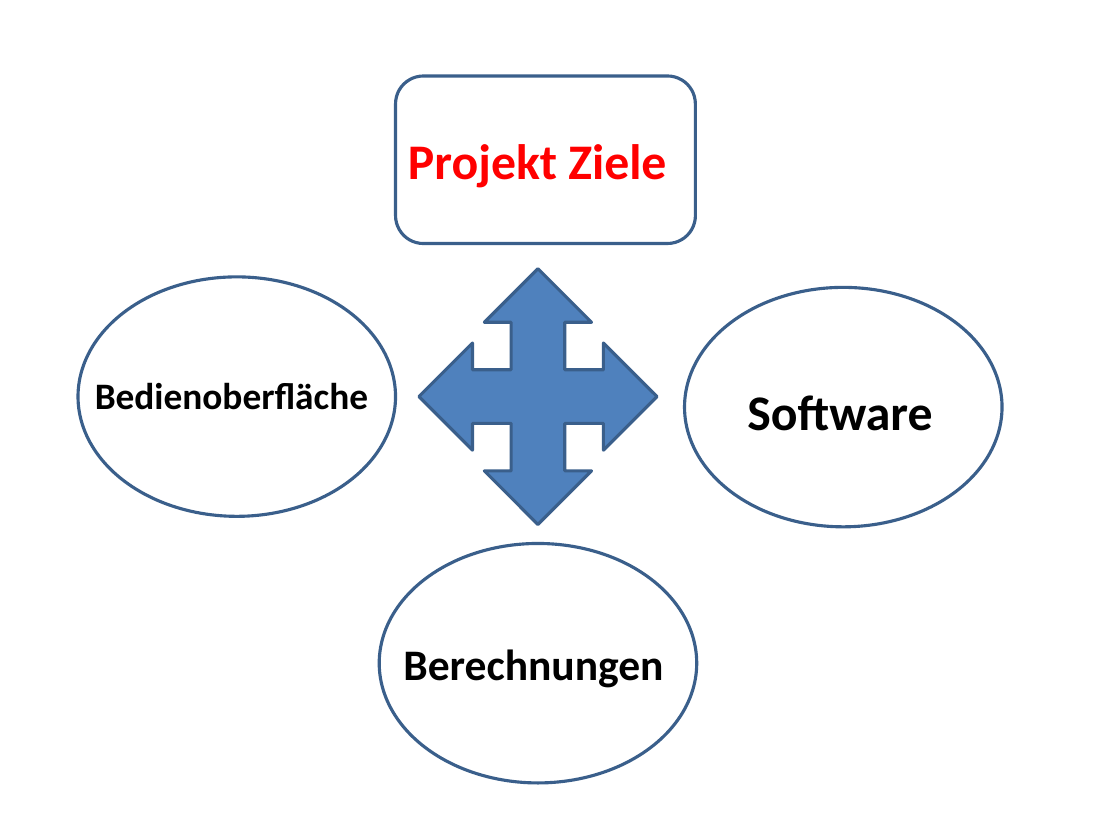
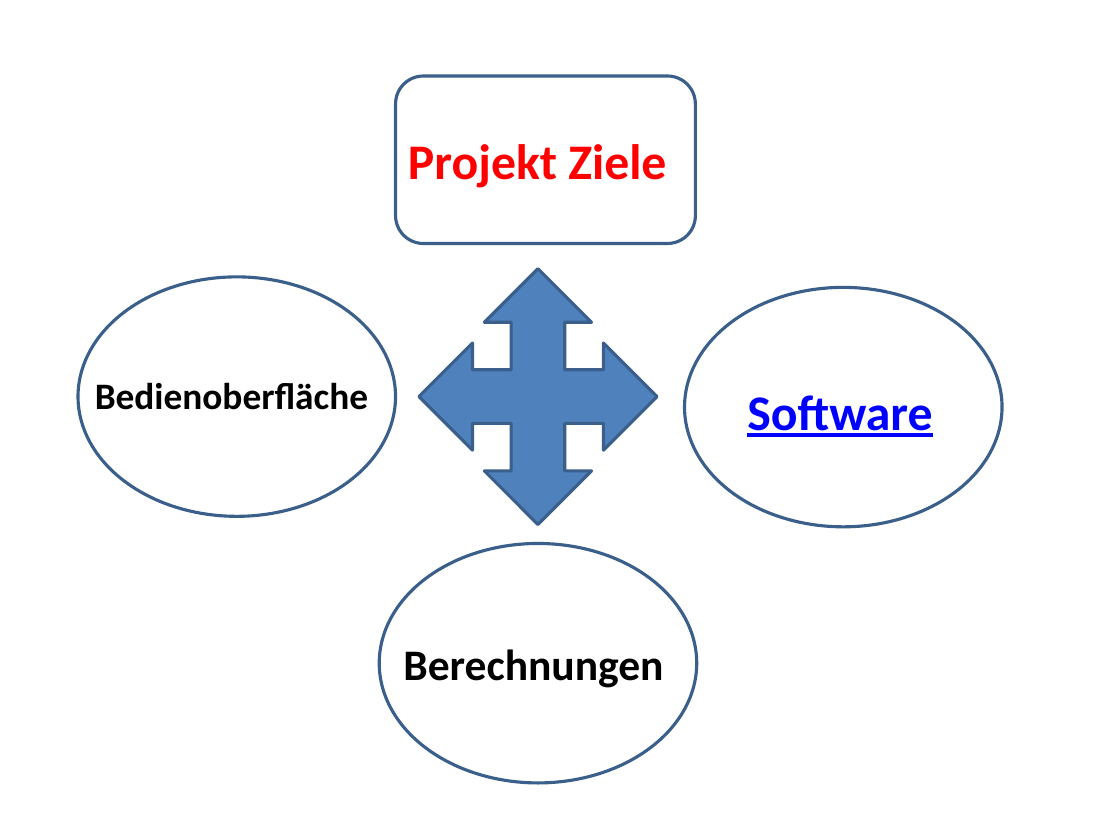
Before and after one commit to marinataborda/P2Organisation, a slide deck: slide 5 of ZwischenPresäntation.pptx (slide 4 before the commit). Drawn at 1120x840 pixels with LibreOffice and Linux fonts; fonts in the diff are those of the drawing. Boxes give left, top, right and bottom in pixels: in the first picture for what was removed or moved away, otherwise in the second. Text is boxed around its words. In the diff, an @@ line names an element or a change of style, - is before the commit and + after.

```diff
--- a/ZwischenPresäntation.pptx
+++ b/ZwischenPresäntation.pptx
@@ text "Software" at <box>747,395,932,437</box>: text colour #000000 to #0000FF, underline on @@
```
Also in this commit, not shown: 2 other slides changed, 8 slides added, 1 slide removed.
